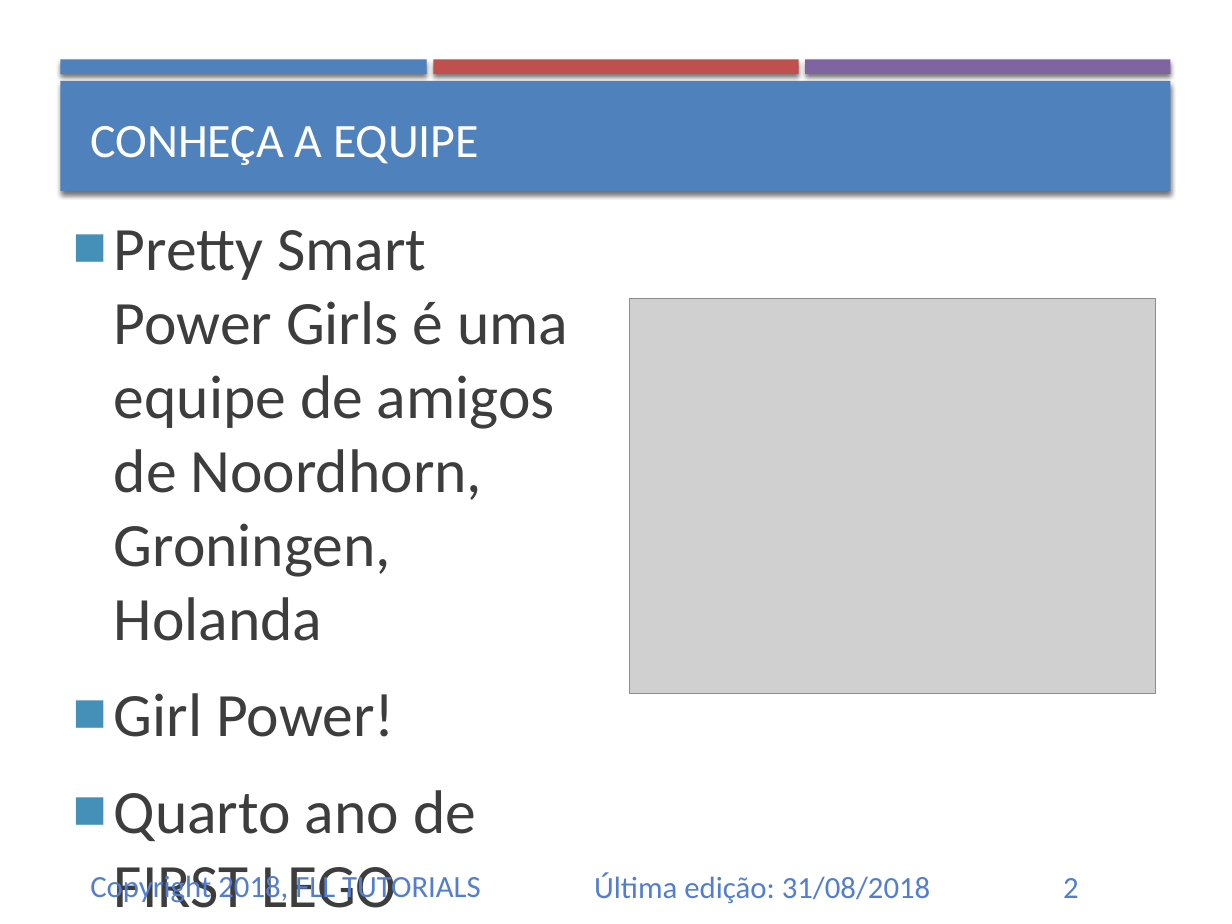
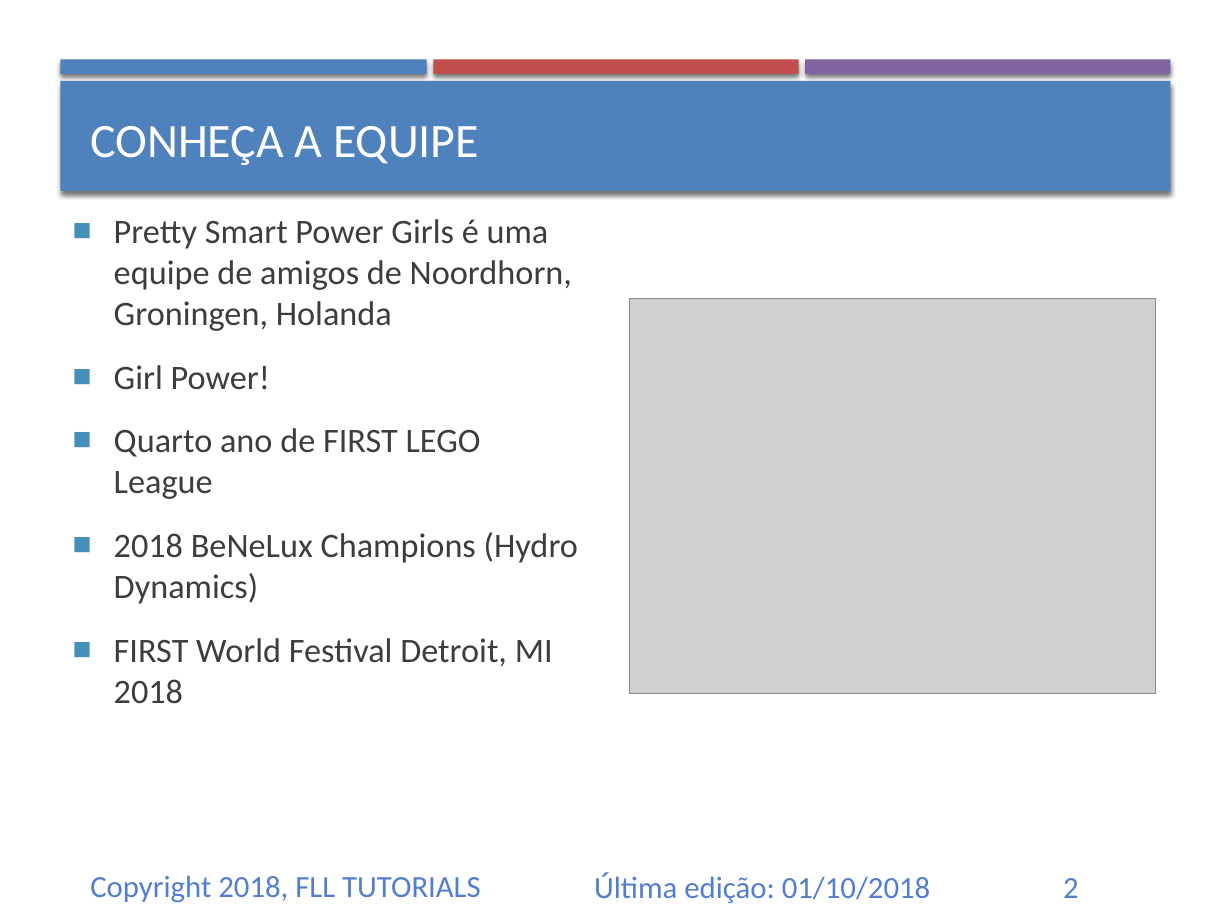
Before and after one commit to ev3lessons/FLL-Tutorials, a slide deck: slide 2 of translations/pt-br/CoreValues/IdentidadedaEquipe.pptx. Drawn at 1232x924 pixels with LibreOffice and Linux fonts; fonts in the diff are those of the drawing; grey boxes stand for pictures. Boxes give left, top, right and bottom in pixels: in the first picture for what was removed or moved away, otherwise in the second. Text is boxed around its words. In the diff, an @@ line names an element or a change of style, - is before the commit and + after.

```diff
--- a/translations/pt-br/CoreValues/IdentidadedaEquipe.pptx
+++ b/translations/pt-br/CoreValues/IdentidadedaEquipe.pptx
@@ text "Pretty Smart Power Girls é ..." at (114, 219, 578, 704): size 36 to 20 pt @@
@@ text at (594, 872, 930, 903): text changed @@
-Última edição: 31/08/2018
+Última edição: 01/10/2018
```
Also in this commit, not shown: 12 other slides changed, 9 other files.
